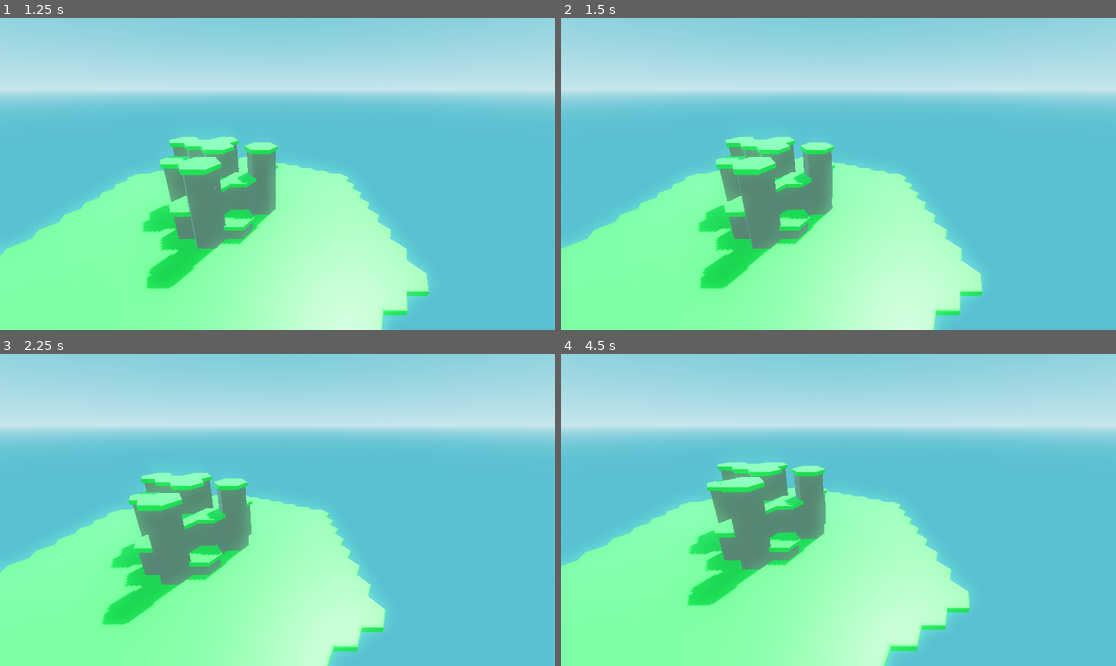
Above: before the commit, frames 1-4 (two rows, left to right).
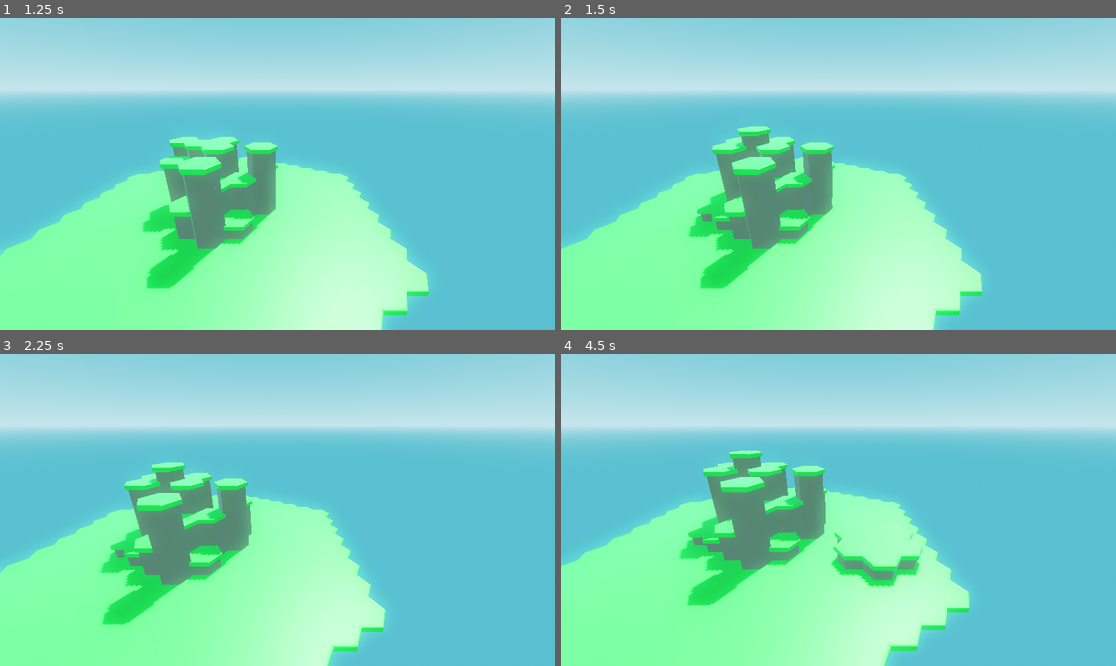
Above: after the commit, the same moments.

Repository: sixthkind/hexagon-godot
Game: Godot game, scene res://scene.tscn
Same seed, same stepped clock (60 frames per second), same inputs: the game is played once before the commit and once after it.
Inputs (mouse positions are in pixels of both pictures, inside the frame that each line leads up to):
- Up to frame 1 (1.25 s): tap Enter at 0.5 s; move the mouse to (399, 158) at 0.52 s; hold D from 0.53 s (still down); tap Q at 0.6 s; click (399, 158) at 0.67 s
- Up to frame 2 (1.5 s): release D at 1.25 s; drag from (727, 189) to (810, 236) at 1.27 s
- Up to frame 3 (2.25 s): tap Space at 2 s; move the mouse to (333, 441) at 2.02 s; hold D from 2.03 s (still down); tap Shift at 2.1 s; click (333, 441) at 2.17 s
- Up to frame 4 (4.5 s): release D at 2.75 s; drag from (810, 572) to (672, 463) at 2.77 s; tap Enter at 3.5 s; move the mouse to (1005, 556) at 3.52 s; hold A 3.53-4.25 s; tap Q at 3.6 s; click (1005, 556) at 3.67 s; drag from (672, 463) to (755, 432) at 4.27 s

Frame 1 is identical in both runs. In frame 2, 1.2% of the frame differs, in the area x 22-72%, y 34-88%; in frame 3, 1.1%; in frame 4, 2.2%, in the area x 21-66%, y 30-75%.

Commit message:
Terrain deformation

Diff:
--- a/scenes/hexagon.tscn
+++ b/scenes/hexagon.tscn
@@ -8,6 +8,7 @@
 [node name="Meshes" type="Node3D" parent="."]
 
 [node name="StaticBody3D" type="StaticBody3D" parent="."]
+collision_layer = 8
 
 [node name="Collider" type="CollisionPolygon3D" parent="StaticBody3D"]
 transform = Transform3D(1, 0, 0, 0, -4.37114e-08, 1, 0, -1, -4.37114e-08, 0, 0, 0)
--- a/scripts/World.gd
+++ b/scripts/World.gd
@@ -2,6 +2,7 @@
 
 @export_category("World Settings")
 @export_range(0, 10) var hexagon_count: int = 3 # Radius of hexagons around center
+@export_range(1, 20) var max_hexagon_height: int = 10
 
 @export_category("Terrain")
 @export var terrain_types: Array[TerrainType]
@@ -42,3 +43,36 @@
 
 func _ready():
 	generate_map()
+
+func _input(event):
+	if event is InputEventMouseButton and event.pressed && event.button_index == MOUSE_BUTTON_LEFT:
+		deform_terrain(event)
+
+func deform_terrain(event: InputEventMouseButton):
+	const SIZE: int = 1
+	var force: int = -1 if event.shift_pressed else 1
+	var mouse_position: Vector2 = get_viewport().get_mouse_position()
+	var ray_origin: Vector3 = get_viewport().get_camera_3d().project_ray_origin(mouse_position)
+	var ray_end: Vector3 = ray_origin + get_viewport().get_camera_3d().project_ray_normal(mouse_position) * 2000
+	var intersection: Dictionary =  get_world_3d().direct_space_state.intersect_ray(PhysicsRayQueryParameters3D.create(ray_origin, ray_end, 1 << 3))
+
+	if intersection:
+		var hexagon_position: Vector3 = intersection["collider"].get_parent().grid_position
+		var hexagons_to_update: Dictionary = {} # Used as set
+
+		for q: int in range(hexagon_position.x - SIZE, hexagon_position.x + SIZE + 1):
+			for r: int in range(hexagon_position.y - SIZE, hexagon_position.y + SIZE + 1):
+				for s: int in range(hexagon_position.z - SIZE, hexagon_position.z + SIZE + 1):
+					var update_position: Vector3 = Vector3(q, r, s)
+					if update_position in hexagons:
+						if (hexagons[update_position].height <= hexagons[hexagon_position].height and force > 0) or \
+							(hexagons[update_position].height >= hexagons[hexagon_position].height and force < 0):
+								hexagons[update_position].update_height(force)
+								hexagons_to_update[update_position] = true
+
+								for neighbour: Vector3 in hexagons[update_position].get_neighbour_positions():
+									hexagons_to_update[neighbour] = true
+
+		for update_position in hexagons_to_update.keys():
+			if update_position in hexagons:
+				hexagons[update_position].update_meshes()
--- a/scripts/hexagons/Hexagon.gd
+++ b/scripts/hexagons/Hexagon.gd
@@ -58,6 +58,10 @@
 	collider.position = Vector3(0, half_height, 0)
 	collider.depth = half_height
 
+func update_height(change: int):
+	height += change
+	height = clamp(height, 0, world.max_hexagon_height)
+
 func get_min_tile_height() -> int:
 	var min_height: int = TYPE_MAX
 
